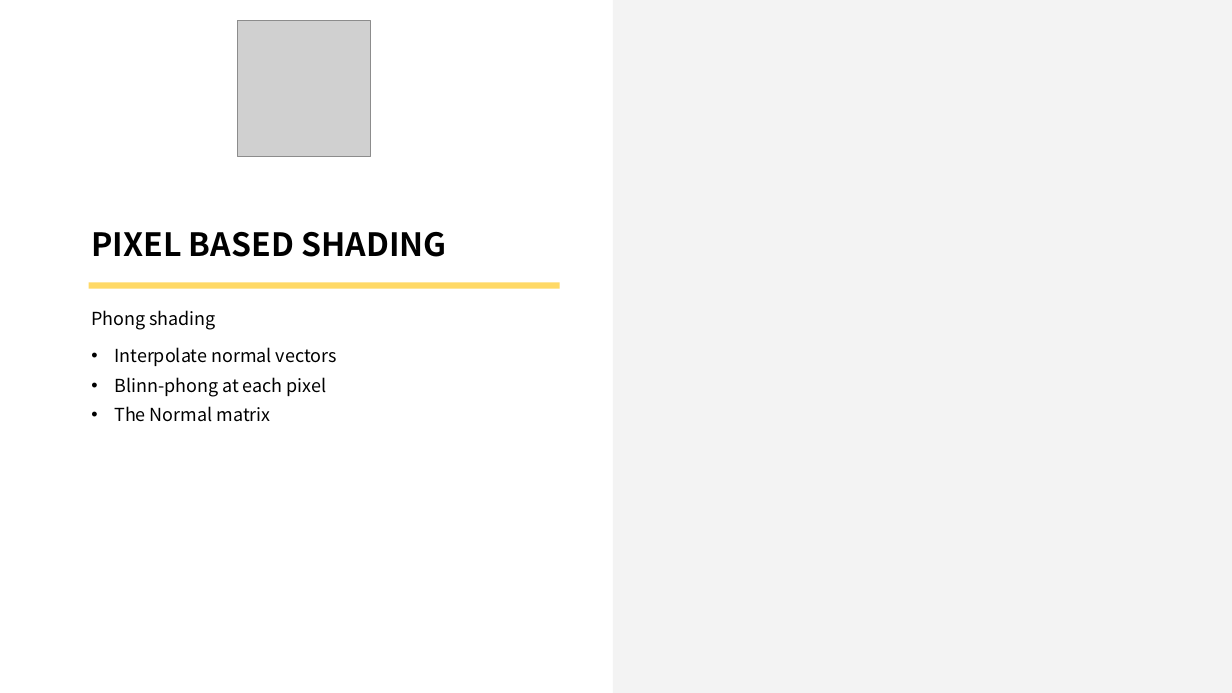
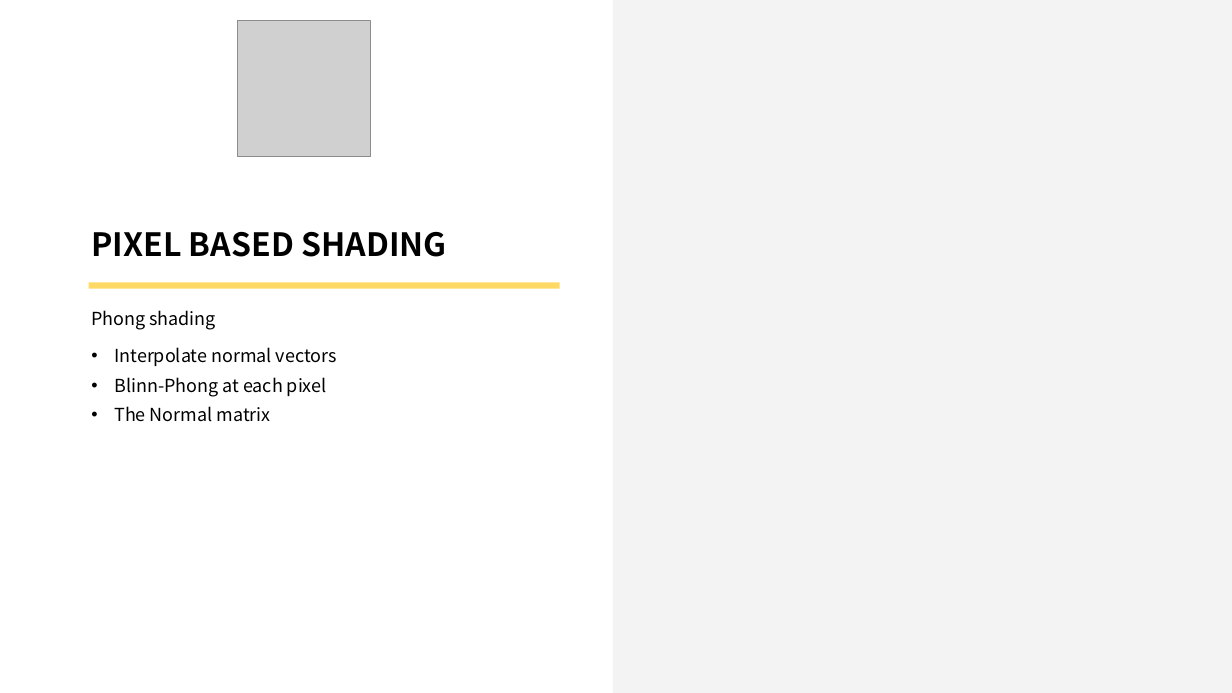
Before and after one commit to doomlover/KSGameEngineTutorials, a slide deck: slide 12 of PPTs/07.表面着色技术.pptx (slide 8 before the commit). Drawn at 1232x693 pixels with LibreOffice and Linux fonts; fonts in the diff are those of the drawing; grey boxes stand for pictures. Boxes give left, top, right and bottom in pixels: in the first picture for what was removed or moved away, otherwise in the second. Text is boxed around its words. In the diff, an @@ line names an element or a change of style, - is before the commit and + after.

```diff
--- a/PPTs/07.表面着色技术.pptx
+++ b/PPTs/07.表面着色技术.pptx
@@ text at [114, 377, 327, 397]: text changed @@
-• Blinn-phong at each pixel
+• Blinn-Phong at each pixel
```
Also in this commit, not shown: 7 other slides changed, 5 slides added, 1 slide removed.
